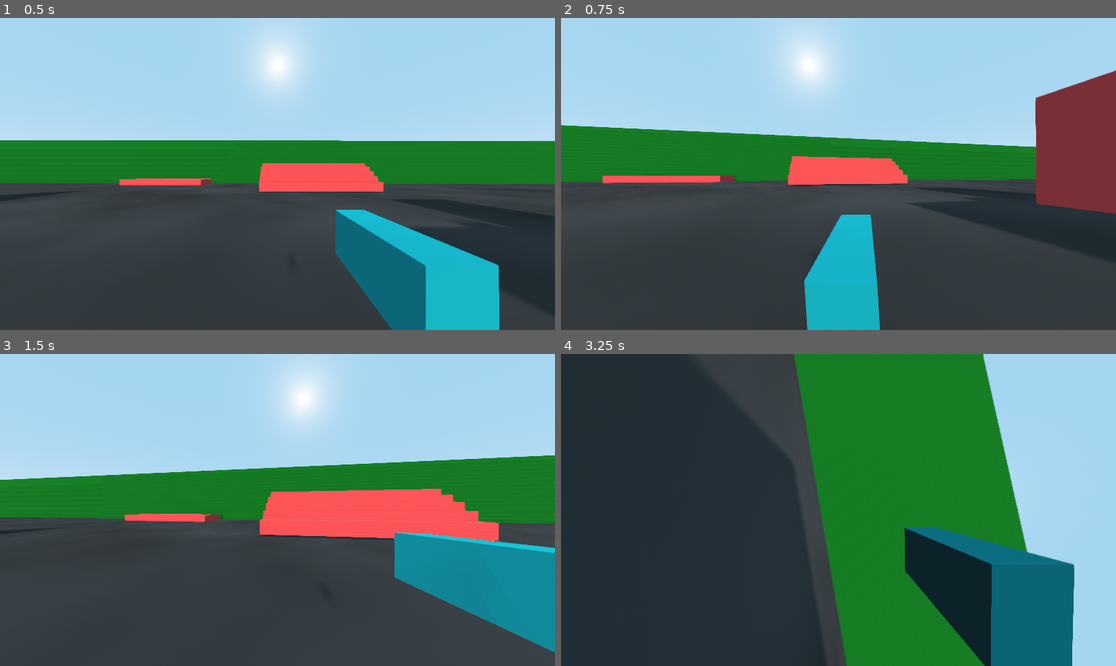
Above: before the commit, frames 1-4 (two rows, left to right).
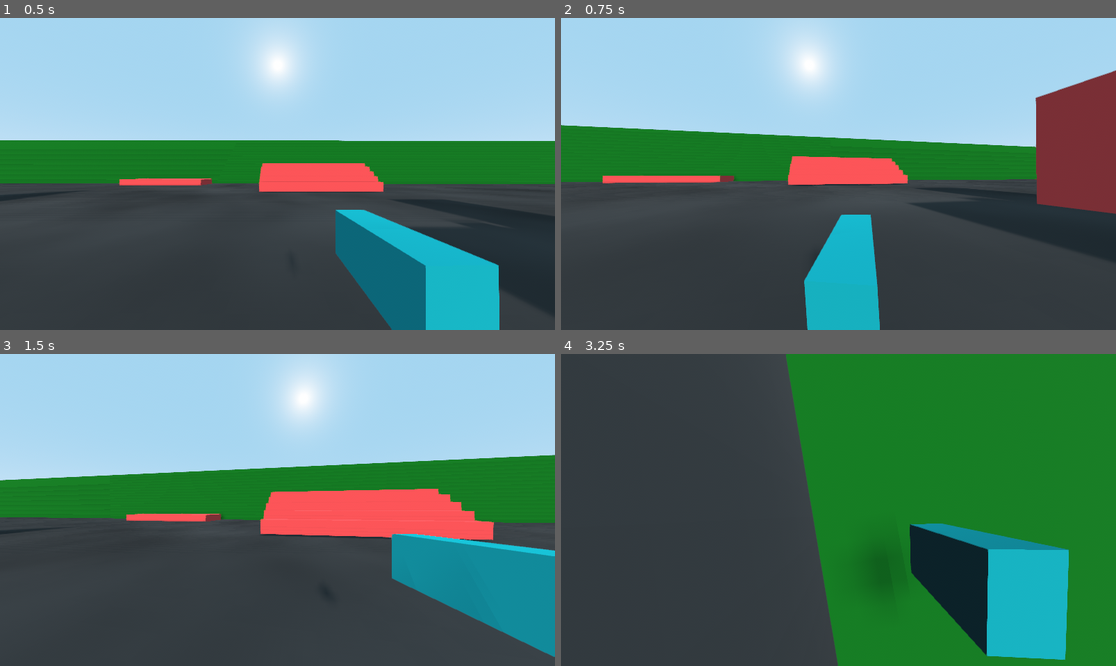
Above: after the commit, the same moments.

Repository: Btan2/Q_Move
Game: Godot game, scene res://Scene1.tscn
Two runs of this game, one before a commit and one after it. Both use one fixed random seed, a clock stepped at 60 frames per second and the inputs below.
Inputs (mouse positions are in pixels of both pictures, inside the frame that each line leads up to):
- Up to frame 1 (0.5 s): no input
- Up to frame 2 (0.75 s): move the mouse to (866, 174) at 0.52 s; hold W (move_forward) from 0.53 s (still down); hold Ctrl (crouch) from 0.53 s (still down)
- Up to frame 3 (1.5 s): keep holding W (move_forward); tap Space (jump) at 0.77 s; move the mouse to (249, 510) at 1.27 s; release Ctrl (crouch) at 1.28 s; tap Ctrl (crouch) at 1.35 s
- Up to frame 4 (3.25 s): keep holding W (move_forward); tap Space (jump) at 1.52, 3.02 s; move the mouse to (849, 503) at 2.02 s; hold Shift (shift) 2.03-2.78 s; tap Ctrl (crouch) at 2.3, 3.05 s; move the mouse to (832, 516) at 2.77 s; tap K at 2.85 s

Frame 1 is identical in both runs. In frame 2, less than 0.1% of the frame differs, in the area x 9-100%, y 16-100%; in frame 3, 1.3%; in frame 4, 25%, in the area x 40-100%, y 0-100%.

Commit message:
Player doesn't gain speed until fully standing

Diff:
--- a/scripts/pmove.gd
+++ b/scripts/pmove.gd
@@ -71,10 +71,6 @@
 
 	if Input.is_action_pressed("crouch"):
 		crouch_press = true
-		if movespeed == MAXSPEED:
-			movespeed = WALKSPEED
-		else:
-			movespeed = WALKSPEED / 2.0
 	else:
 		crouch_press = false
 
@@ -110,6 +106,11 @@
 """
 func crouch():
 	var crouch_speed = 20.0 * deltaTime
+
+	if collider.shape.height >= (PLAYER_HEIGHT - 0.1):
+		movespeed = MAXSPEED
+	else:
+		movespeed = WALKSPEED
 
 	if crouch_press:
 		# snap crouch height while falling
